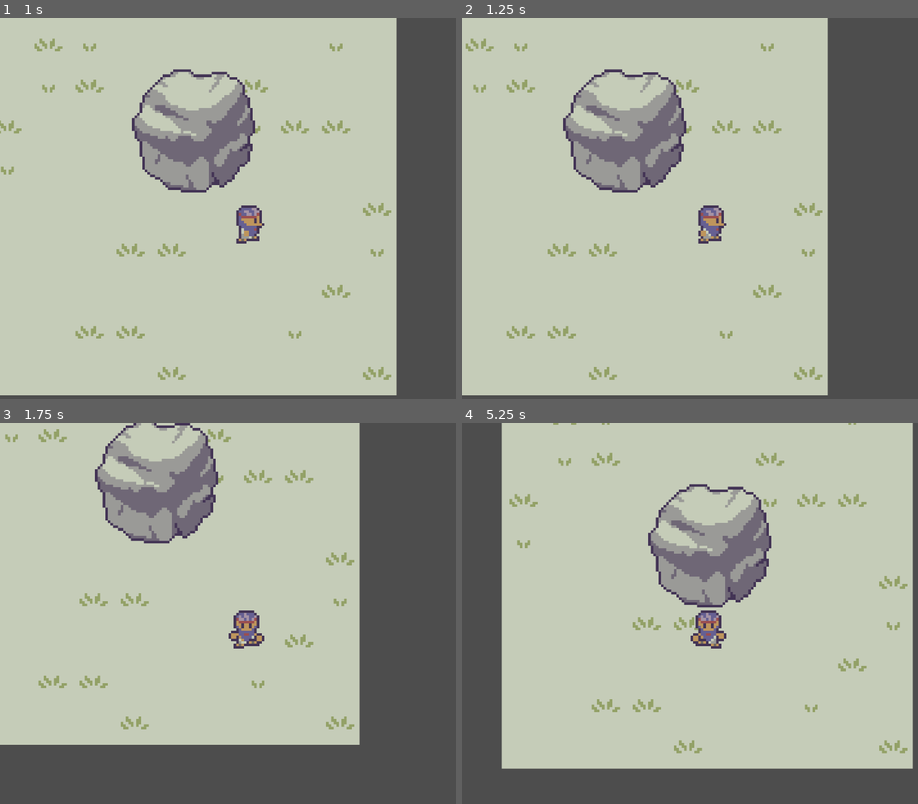
Above: before the commit, frames 1-4 (two rows, left to right).
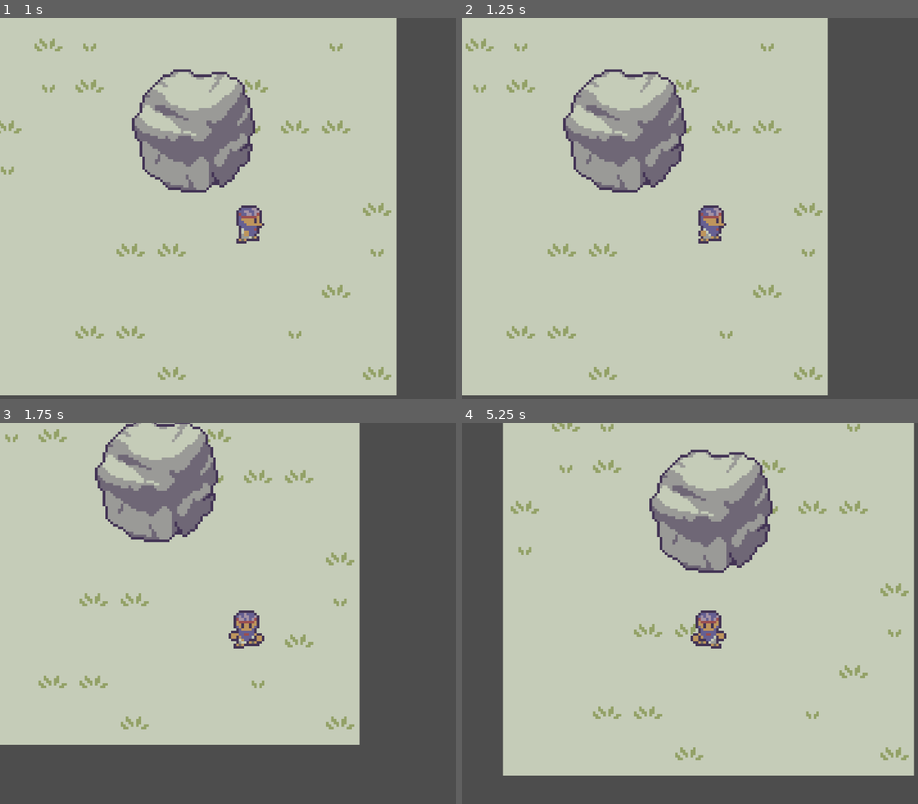
Above: after the commit, the same moments.

Repository: michasng/sisyphus
Game: Godot game, scene res://scenes/game.tscn
Two runs of this game, one before a commit and one after it. Both use one fixed random seed, a clock stepped at 60 frames per second and the inputs below.
Inputs:
- Up to frame 1 (1 s): tap Enter at 0.5 s; hold D (right) from 0.53 s (still down)
- Up to frame 2 (1.25 s): keep holding D (right)
- Up to frame 3 (1.75 s): release D (right) at 1.28 s; hold S (down) from 1.28 s (still down)
- Up to frame 4 (5.25 s): release S (down) at 2.03 s; hold D (right) 2.03-2.78 s; hold W (up) 2.78-3.53 s; hold A (left) 3.53-5.03 s; hold S (down) from 5.03 s (still down)

Frame 1 is identical in both runs. In frame 2, 0.1% of the frame differs, in the area x 23-50%, y 14-44%; in frame 3, 1.0%; in frame 4, 12%, in the area x 8-100%, y 0-93%.

Commit message:
Stop the boulder below y=0

Diff:
--- a/scripts/boulder.gd
+++ b/scripts/boulder.gd
@@ -7,6 +7,7 @@
 @onready var max_roll_velocity_pixels_per_second := 2.95 * Game.TILE_SIZE_PIXELS
 @onready var roll_acceleration_pixels_per_second_squared := 2.0
 @onready var idle_to_roll_duration_seconds := 1.0
+@onready var stop_roll_y := 0.0
 
 # in pixels per second, consistent with CharacterBody2D.velocity
 var velocity := Vector2.ZERO
@@ -26,13 +27,30 @@
 
 func _physics_process(delta: float) -> void:
 	# mind the order: transition states before handling physics
-	if state == State.IDLE and state_timer_seconds >= idle_to_roll_duration_seconds:
-		state = State.ROLLING
+	_transition_states()
+	_handle_physics(delta)
+	state_timer_seconds += delta
 
+
+func _transition_states() -> void:
+	var should_stop_roll := position.y >= stop_roll_y
+	match state:
+		State.IDLE:
+			if should_stop_roll:
+				return
+			if state_timer_seconds >= idle_to_roll_duration_seconds:
+				state = State.ROLLING
+		State.ROLLING:
+			if should_stop_roll:
+				state = State.IDLE
+		State.PUSHED:
+			pass # PUSHED transitions are handled by _on_player_moved
+
+
+func _handle_physics(delta: float) -> void:
 	match state:
 		State.IDLE:
 			velocity = Vector2.ZERO
-
 		State.PUSHED:
 			velocity = Vector2(0, -push_velocity_pixels_per_second)
 		State.ROLLING:
@@ -48,8 +66,6 @@
 	# unlike move_and_slide, delta is not applied internally
 	move_and_collide(velocity * delta)
 
-	state_timer_seconds += delta
-
 
 func _on_player_moved(_velocity: Vector2, is_pushing: bool) -> void:
 	if is_pushing:
